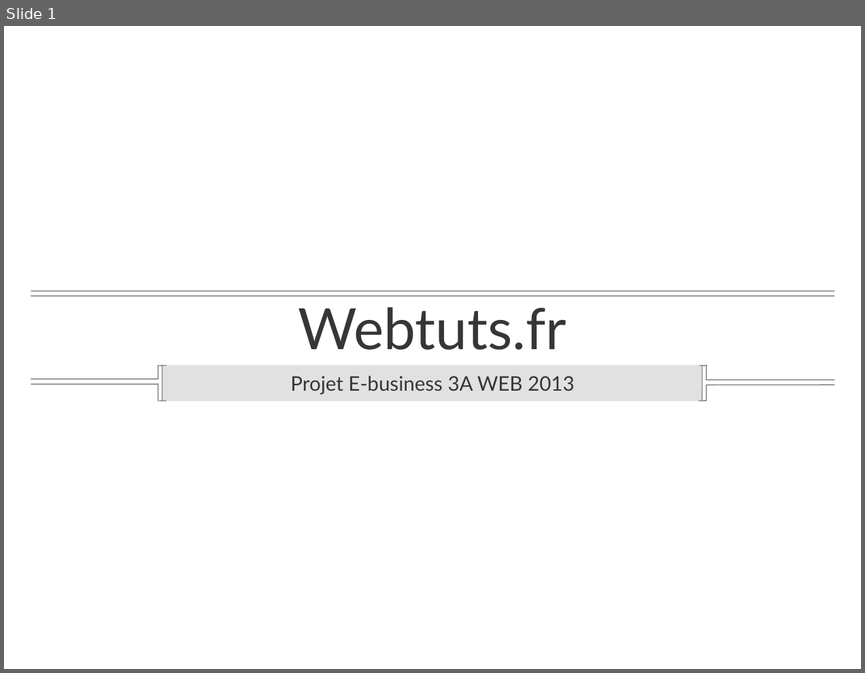
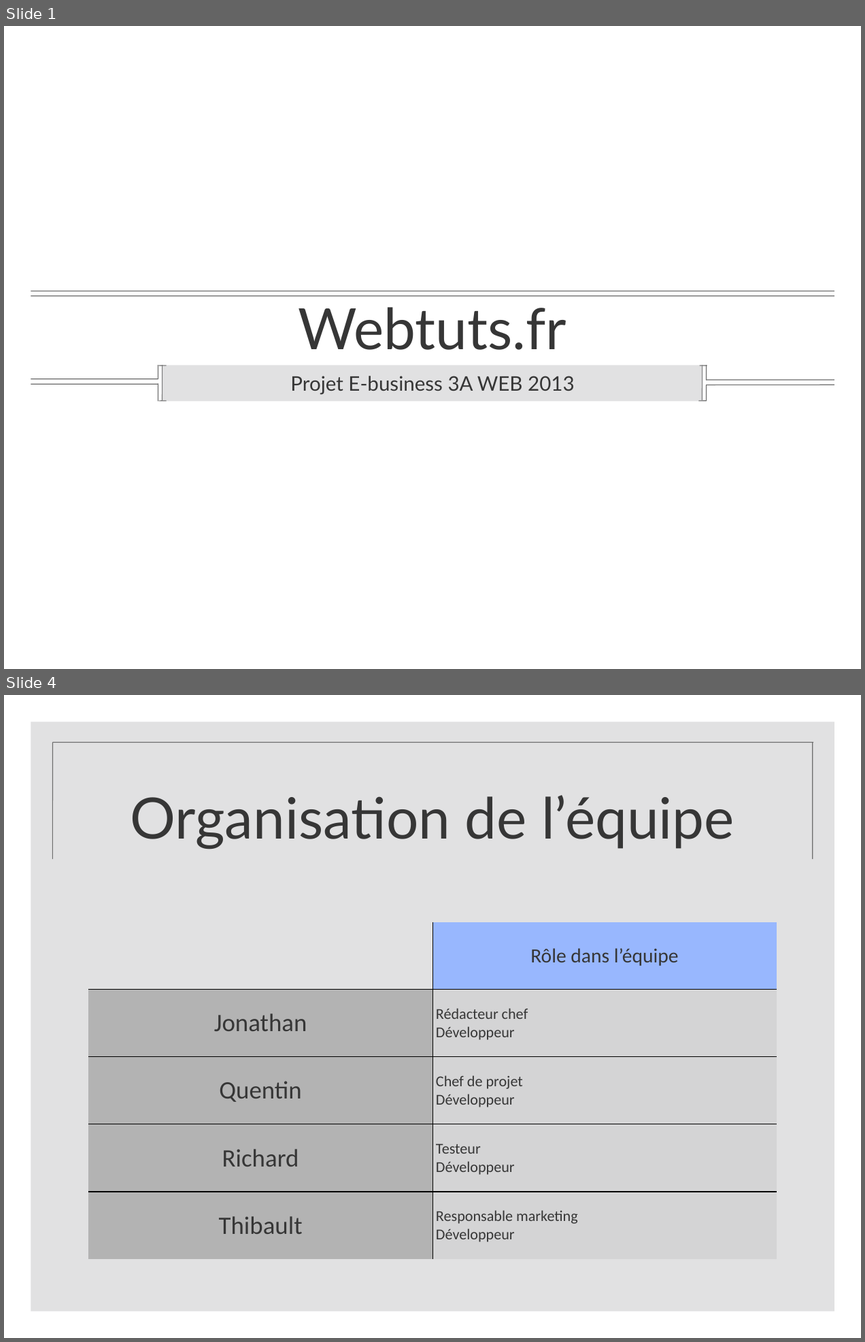
Before and after one commit to fitzlucassen/Webtuts.fr, a slide deck: documents/blog.ppt. Shown one above the other, each under a label of ours: slide 1 before the commit, slides 1 and 4 after it; the slides between them are not shown. The pictures are 865x673 and 865x1342 pixels, drawn with LibreOffice and Linux fonts; fonts in the diff are those of the drawing; background and template pictures are left out. Boxes give left, top, right and bottom in pixels: in the first picture for what was removed or moved away, otherwise in the second. Text is boxed around its words. In the diff, an @@ line names an element or a change of style, - is before the commit and + after.

```diff
--- a/documents/blog.ppt
+++ b/documents/blog.ppt
@@ slide 4 added at (4, 695, 861, 1338), background picture (left out) @@
@@ rectangle added at (31, 722, 834, 1311), fill #B5B5B7 at 40% opacity @@
@@ line added from (53, 859) to (53, 742), #6D6D6D 0.99 pt @@
@@ line added from (813, 742) to (53, 742), #6D6D6D 0.99 pt @@
@@ line added from (813, 859) to (813, 742), #6D6D6D 0.99 pt @@
@@ title added at (130, 795, 734, 849), 68 pt, text #363636 @@
+Organisation de l’équipe
@@ table added at (88, 921, 776, 1258), 5 rows, 2 columns @@
+ | Rôle dans l’équipe
+Jonathan | Rédacteur chef / Développeur
+Quentin | Chef de projet / Développeur
+Richard | Testeur / Développeur
+Thibault | Responsable marketing / Développeur
```
Also in this commit, not shown: 3 slides changed, 5 other slides added, 4 slides removed, 3 other files.
